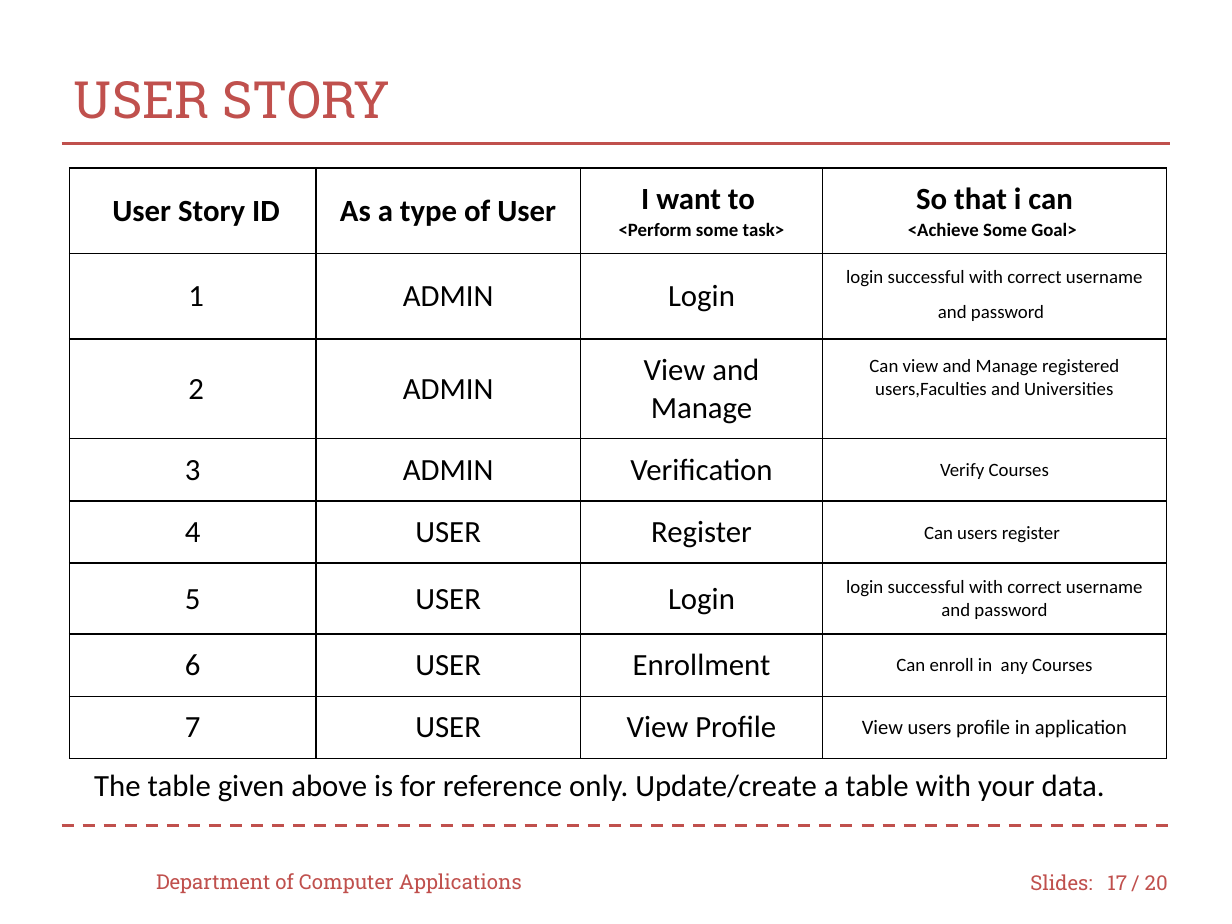
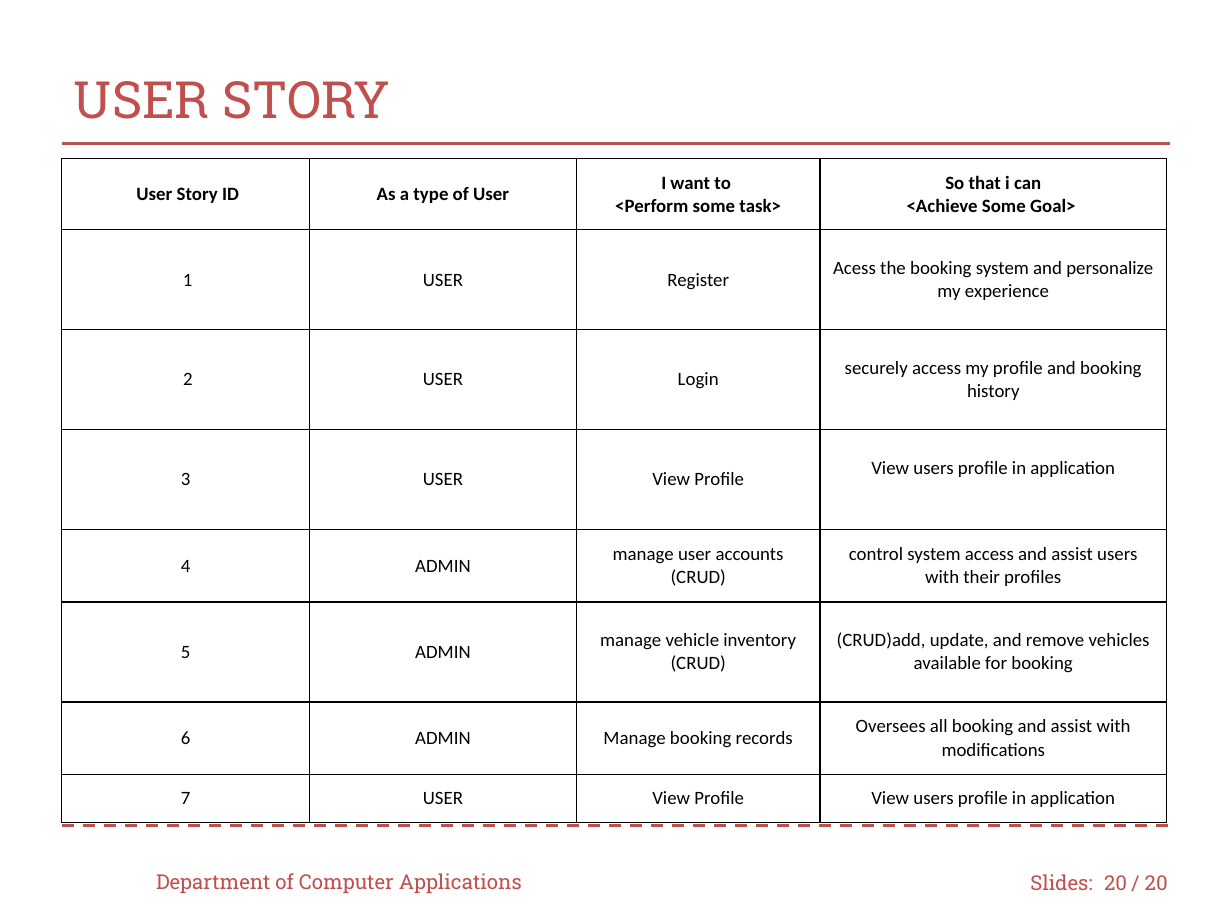
Before and after one commit to muhsina361/THE-COMMERCIAL-VEHICLE-BOOKING, a slide deck: slide 20 of minippt1.pptx (slide 17 before the commit). Drawn at 1232x924 pixels with LibreOffice and Linux fonts; fonts in the diff are those of the drawing; background and template pictures are left out. Boxes give left, top, right and bottom in pixels: in the first picture for what was removed or moved away, otherwise in the second. Text is boxed around its words. In the diff, an @@ line names an element or a change of style, - is before the commit and + after.

```diff
--- a/minippt1.pptx
+++ b/minippt1.pptx
@@ table at box(62, 159, 1165, 821) @@
-row 2: 1 | ADMIN | Login | login successful with correct username and password
+row 2: 1 | USER | Register | Acess the booking system and personalize my experience
-row 3: 2 | ADMIN | View and Manage | Can view and Manage registered users,Faculties and Universities
+row 3: 2 | USER | Login | securely access my profile and booking history
-row 4: 3 | ADMIN | Verification | Verify Courses
+row 4: 3 | USER | View Profile | View users profile in application
-row 5: 4 | USER | Register | Can users register
+row 5: 4 | ADMIN | manage user accounts (CRUD) | control system access and assist users with their profiles
-row 6: 5 | USER | Login | login successful with correct username and password
+row 6: 5 | ADMIN | manage vehicle inventory (CRUD) | (CRUD)add, update, and remove vehicles available for booking
-row 7: 6 | USER | Enrollment | Can enroll in any Courses
+row 7: 6 | ADMIN | Manage booking records | Oversees all booking and assist with modifications
@@ size 18 to 11 pt in "User Story ID", "As a type of User", "I want to", "So that i can" and 9 more places @@
@@ size 12 to 11 pt in "View users profile in application" @@
@@ table: place and size @@
-table at box(69, 168, 1167, 752)
+table at box(62, 159, 1165, 821)
@@ text removed at box(94, 774, 1105, 802) @@
-The table given above is for reference only. Update/create a table with your data.
@@ page number at box(1104, 875, 1127, 890): text changed @@
-17
+20
```
Also in this commit, not shown: 13 other slides changed, 6 slides added.
